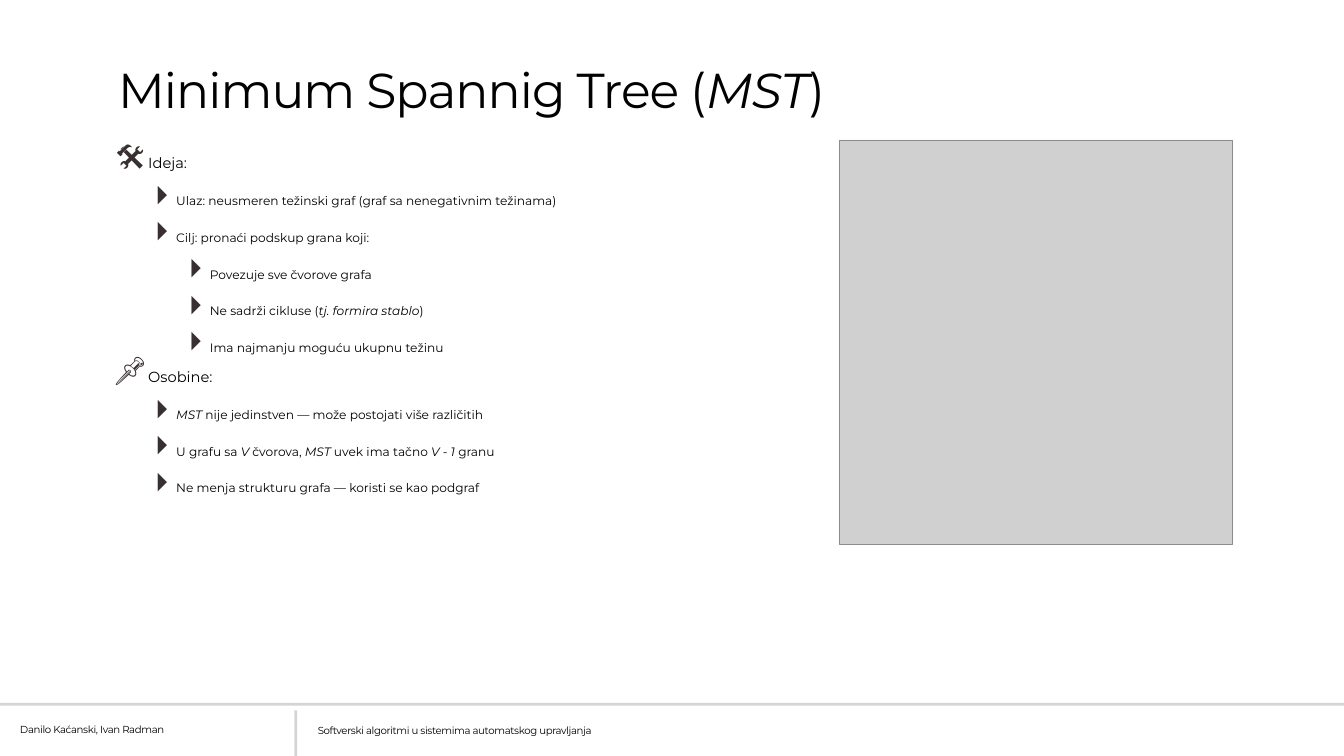
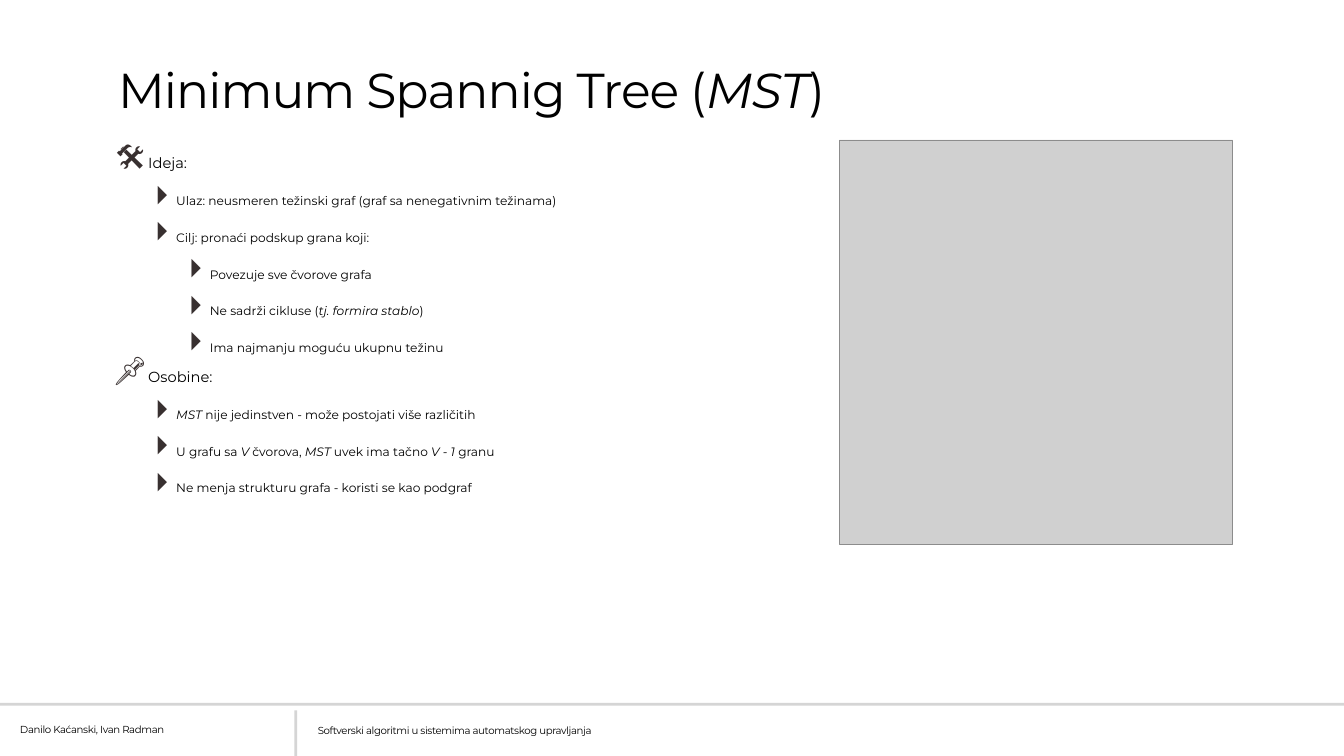
Before and after one commit to danilokacanski/sausau, a slide deck: slide 5 of first_part/pres/w04/Grafovi II.pptx. Drawn at 1344x756 pixels with LibreOffice and Linux fonts; fonts in the diff are those of the drawing; grey boxes stand for pictures. Boxes give left, top, right and bottom in pixels: in the first picture for what was removed or moved away, otherwise in the second. Text is boxed around its words. In the diff, an @@ line names an element or a change of style, - is before the commit and + after.

Commit message:
change presentations a bit

```diff
--- a/first_part/pres/w04/Grafovi II.pptx
+++ b/first_part/pres/w04/Grafovi II.pptx
@@ text at (176,410,476,422): text changed @@
-  ⏵ MST nije jedinstven — može postojati više različitih
+  ⏵ MST nije jedinstven - može postojati više različitih
@@ text at (176,483,472,495): text changed @@
-  ⏵ Ne menja strukturu grafa — koristi se kao podgraf
+  ⏵ Ne menja strukturu grafa - koristi se kao podgraf
```
Also in this commit, not shown: 3 other slides changed, 4 other files.
